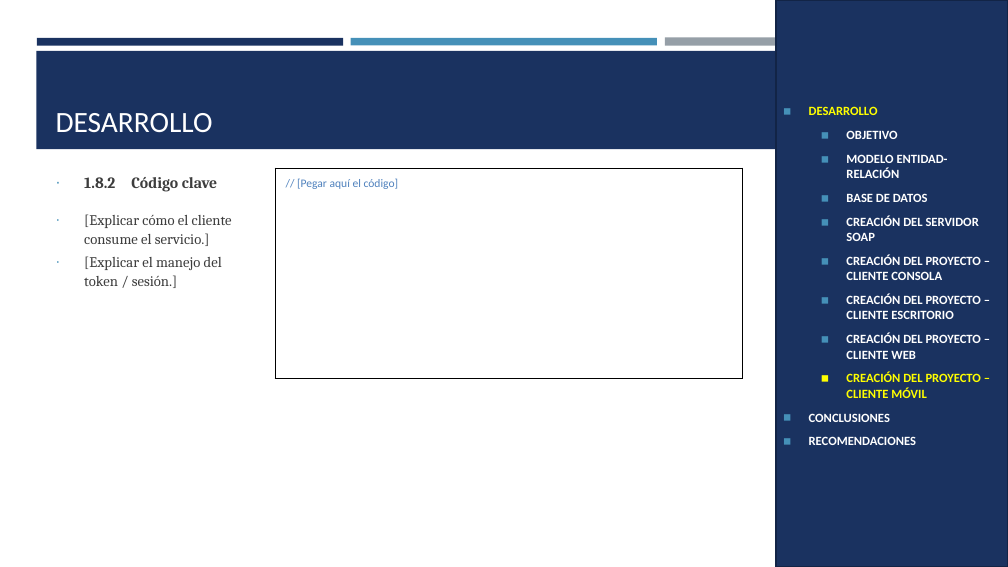
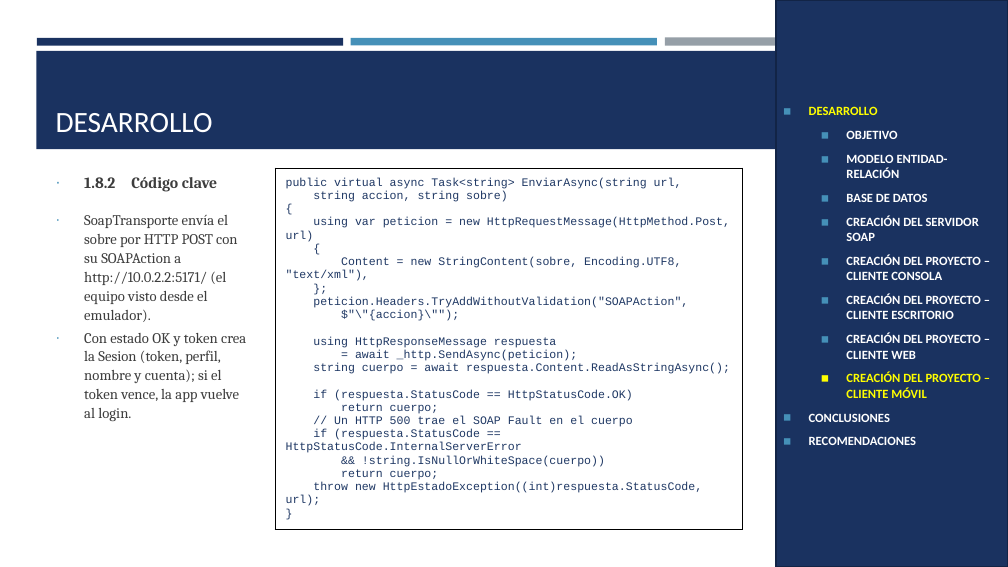
Before and after one commit to IMarcusDev/TI.1.2.-PAO202651_SOAP_DOTNET_CONBDD_NRC36883_GR04, a slide deck: slide 29 of 05. DOCUMENTACION/PRESENTACION TI.1.2. SOAP con BDD en DOTNET GR4.pptx (slide 26 before the commit). Drawn at 1008x567 pixels with LibreOffice and Linux fonts; fonts in the diff are those of the drawing. Boxes give left, top, right and bottom in pixels: in the first picture for what was removed or moved away, otherwise in the second. Text is boxed around its words. In the diff, an @@ line names an element or a change of style, - is before the commit and + after.

```diff
--- a/05. DOCUMENTACION/PRESENTACION TI.1.2. SOAP con BDD en DOTNET GR4.pptx
+++ b/05. DOCUMENTACION/PRESENTACION TI.1.2. SOAP con BDD en DOTNET GR4.pptx
@@ table at bbox=[275, 168, 743, 510] @@
@@ row 1, column 1: "// [Pegar aquí el código]" to "public virtual async Task<string> EnviarAsync(string url, / string accion, string sobre) / { / using var peticion = new HttpRequestMessage(HttpMethod.Post, url) / { / Content = new StringContent(sobre, Encoding.UTF8, "text/xml"), / }; / peticion.Headers.TryAddWithoutValidation("SOAPAction", / $"\"{accion}\""); / using HttpResponseMessage respuesta / = await _http.SendAsync(peticion); / string cuerpo = await respuesta.Content.ReadAsStringAsync(); / if (respuesta.StatusCode == HttpStatusCode.OK) / return cuerpo; / // Un HTTP 500 trae el SOAP Fault en el cuerpo / if (respuesta.StatusCode == HttpStatusCode.InternalServerError / && !string.IsNullOrWhiteSpace(cuerpo)) / return cuerpo; / throw new HttpEstadoException((int)respuesta.StatusCode, url); / }" @@
@@ text at bbox=[84, 215, 246, 421]: text changed @@
-∙ [Explicar cómo el cliente consume el servicio.]
-∙ [Explicar el manejo del token / sesión.]
+∙ SoapTransporte envía el sobre por HTTP POST con su SOAPAction a http://10.0.2.2:5171/ (el equipo visto desde el emulador).
+∙ Con estado OK y token crea la Sesion (token, perfil, nombre y cuenta); si el token vence, la app vuelve al login.
```
Also in this commit, not shown: 19 other slides changed, 4 slides added.
